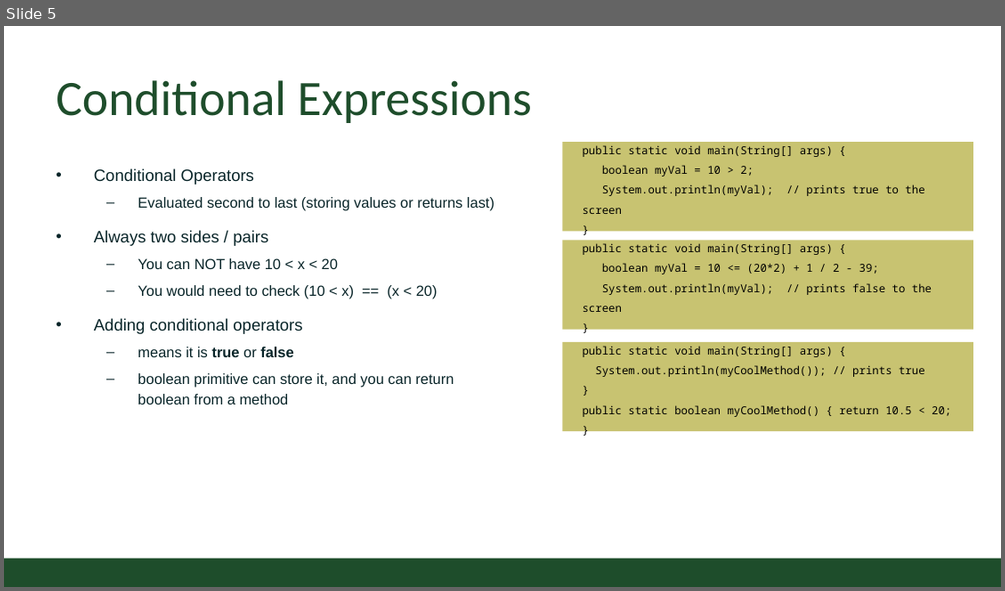
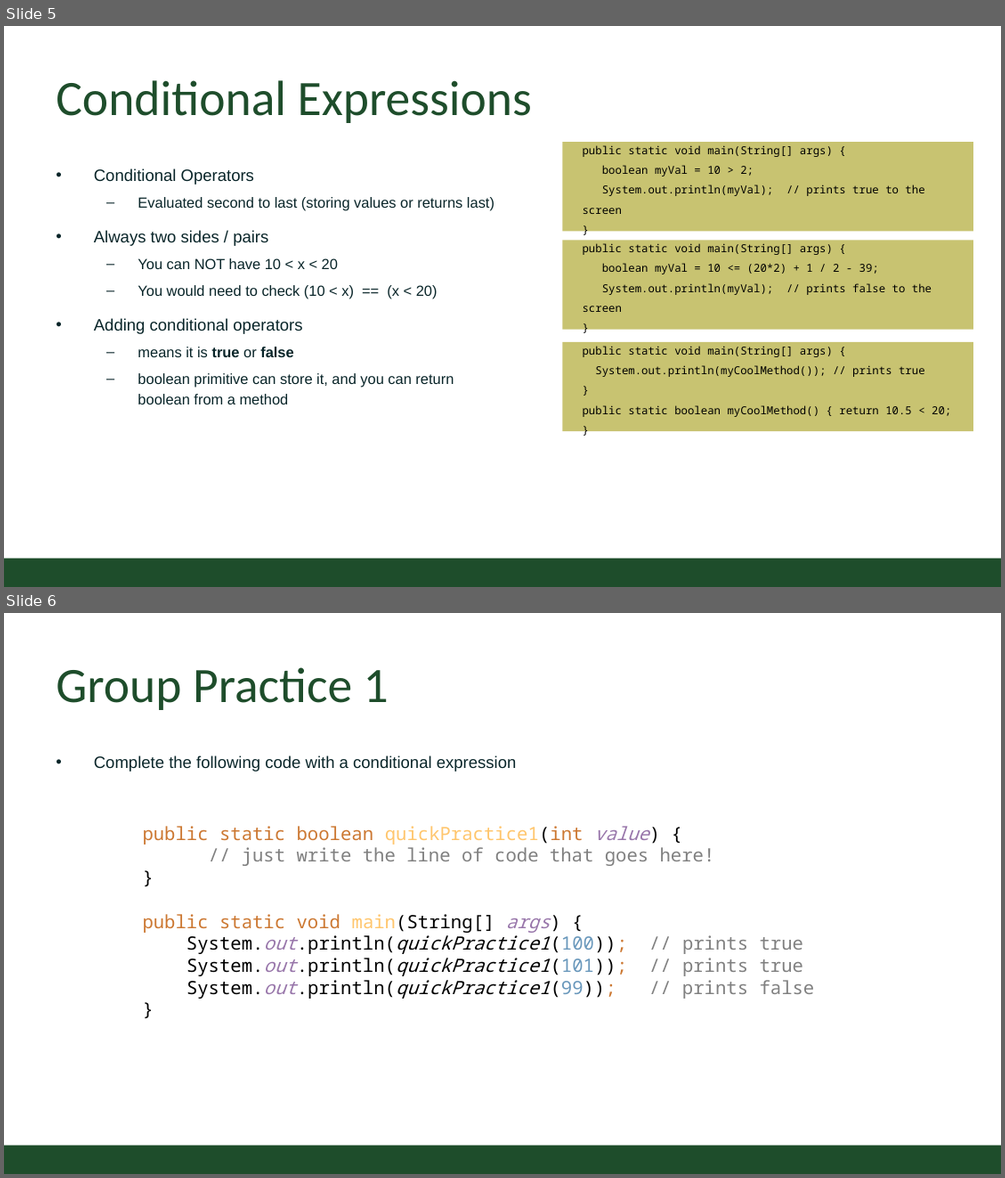
Before and after one commit to CSU-CompSci-CS163-4/Handouts, a slide deck: slides/On-Campus/03_01_Branching.pptx. Shown one above the other, each under a label of ours: slide 5 before the commit, slides 5 and 6 after it. The pictures are 1005x591 and 1005x1178 pixels, drawn with LibreOffice and Linux fonts; fonts in the diff are those of the drawing; background and template pictures are left out. Boxes give left, top, right and bottom in pixels: in the first picture for what was removed or moved away, otherwise in the second. Text is boxed around its words. In the diff, an @@ line names an element or a change of style, - is before the commit and + after.

Commit message:
added a few more practice examples.

```diff
--- a/slides/On-Campus/03_01_Branching.pptx
+++ b/slides/On-Campus/03_01_Branching.pptx
@@ slide 6 added at [4, 613, 1001, 1174], background #FFFFFF; not listed: 1 template element that a slide beside it also shows @@
@@ title added at [56, 667, 388, 710], 54 pt, text #1E4D2B @@
+Group Practice 1
@@ text added at [94, 755, 517, 771], 18 pt, text #092529 @@
+• Complete the following code with a conditional expression
@@ text added at [143, 826, 815, 998], 20 pt, text #000000 @@
+public static boolean quickPractice1(int value) {
+// just write the line of code that goes here!
+}
+public static void main(String[] args) {
+System.out.println(quickPractice1(100)); // prints true
+System.out.println(quickPractice1(101)); // prints true
+System.out.println(quickPractice1(99)); // prints false
+}
```
Also in this commit, not shown: 1 slide changed, 1 other slide added, 1 other file.
